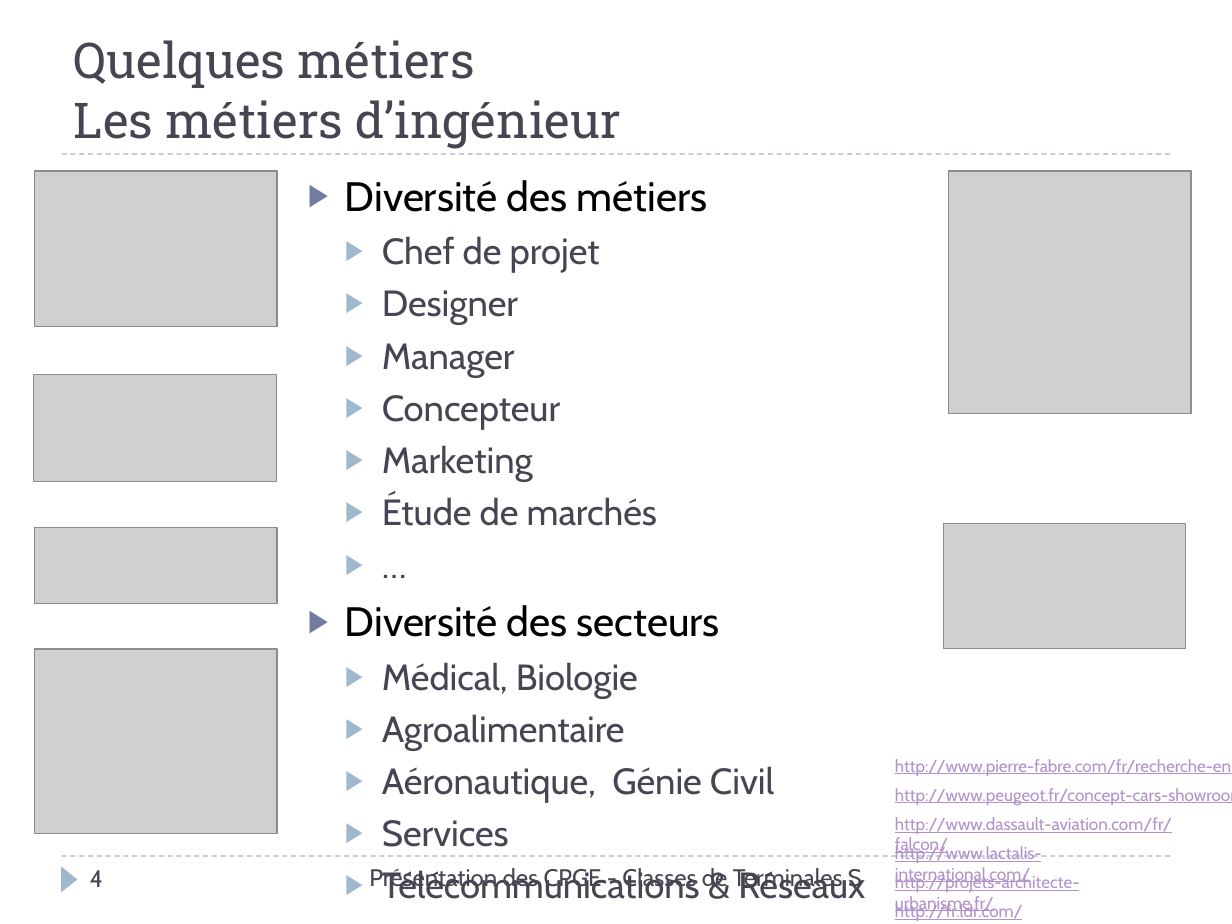
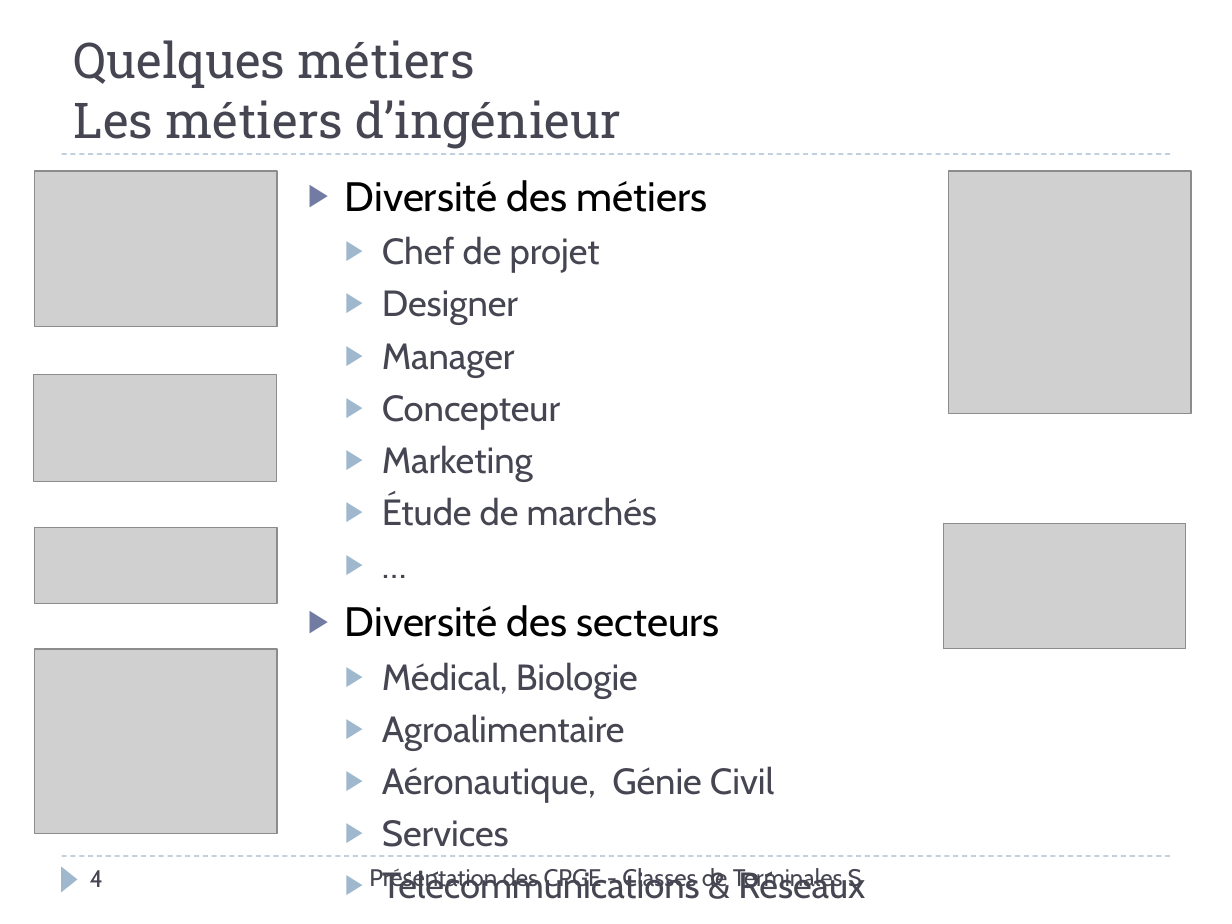
Before and after one commit to xpessoles/Orientation, a slide deck: slide 4 of Rouviere/PresentationCPGE.pptx. Drawn at 1232x924 pixels with LibreOffice and Linux fonts; fonts in the diff are those of the drawing; grey boxes stand for pictures. Boxes give left, top, right and bottom in pixels: in the first picture for what was removed or moved away, otherwise in the second. Text is boxed around its words. In the diff, an @@ line names an element or a change of style, - is before the commit and + after.

```diff
--- a/Rouviere/PresentationCPGE.pptx
+++ b/Rouviere/PresentationCPGE.pptx
@@ text removed at (x1=895, y1=759, x2=1232, y2=776) @@
-http://www.pierre-fabre.com/fr/recherche-en-oncologie
@@ text removed at (x1=895, y1=788, x2=1232, y2=805) @@
-http://www.peugeot.fr/concept-cars-showroom/ex1/concept-car/
@@ text removed at (x1=895, y1=817, x2=1172, y2=855) @@
-http://www.dassault-aviation.com/fr/falcon/
@@ text removed at (x1=895, y1=845, x2=1042, y2=884) @@
-http://www.lactalis-international.com/
@@ text removed at (x1=895, y1=874, x2=1080, y2=914) @@
-http://projets-architecte-urbanisme.fr/
@@ text removed at (x1=895, y1=903, x2=1023, y2=921) @@
-http://fr.ldr.com/
```
Also in this commit, not shown: 3 other slides changed, 1 other file.
